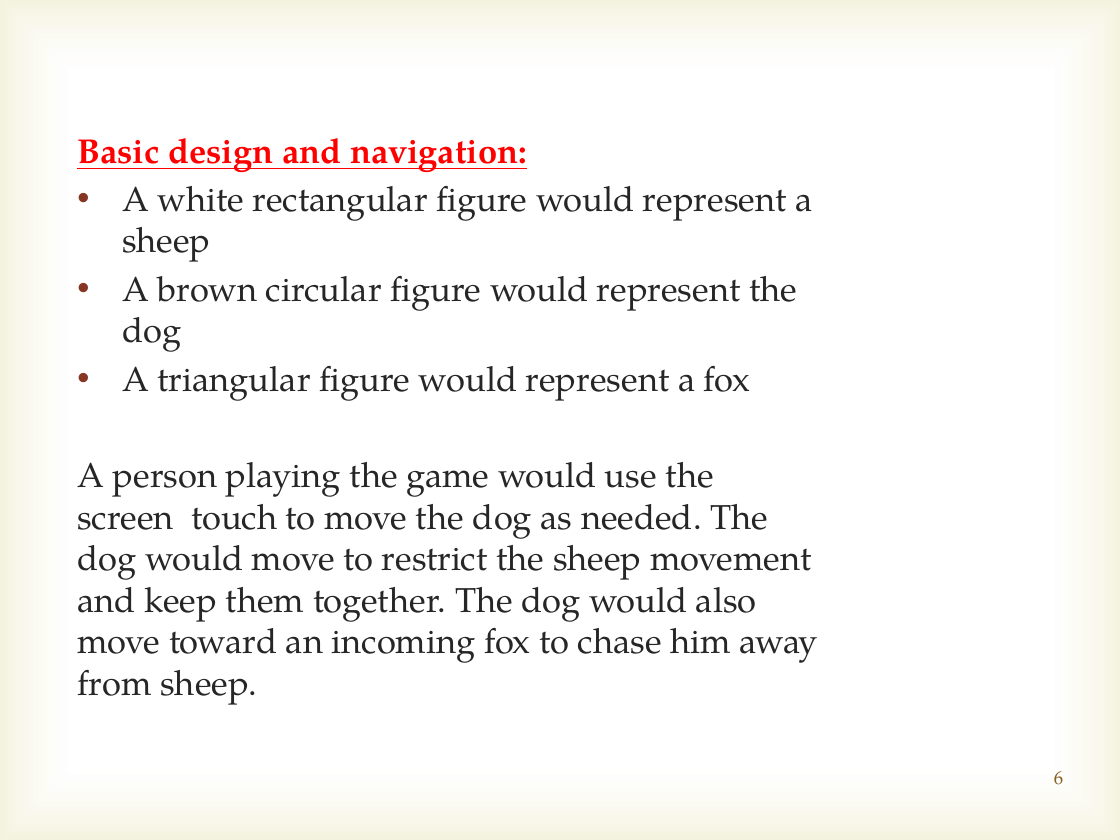
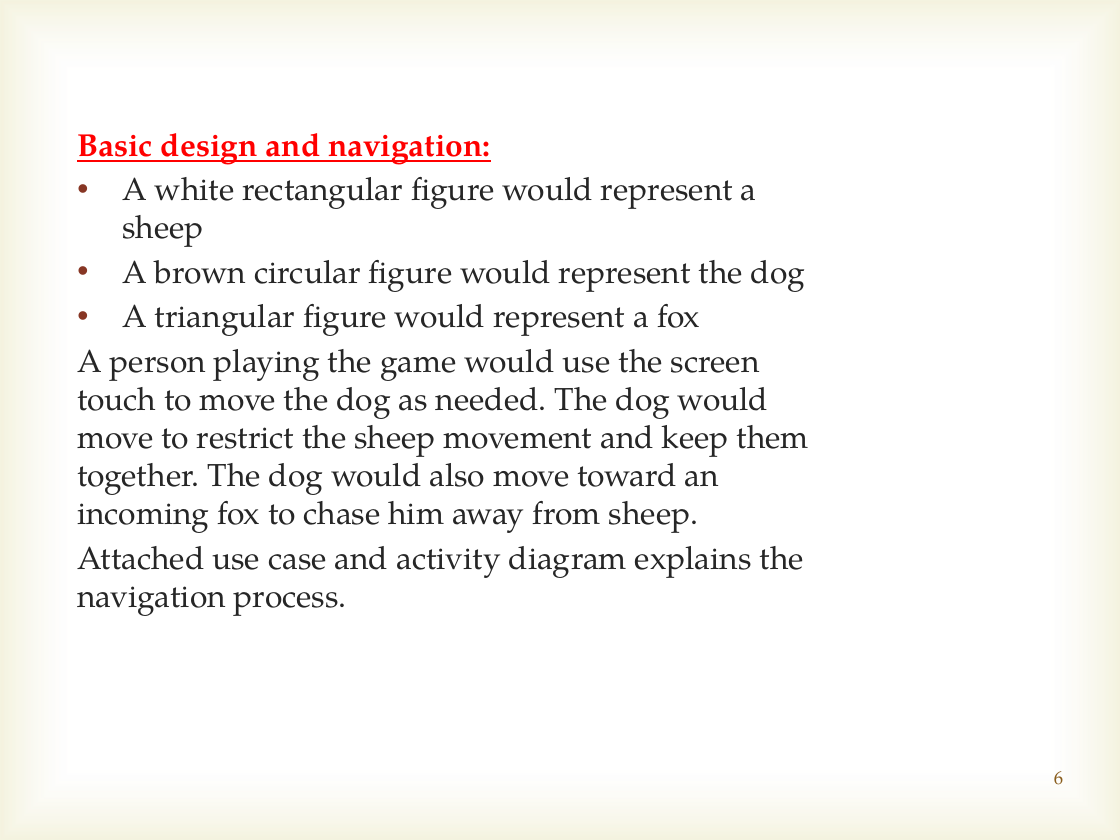
Before and after one commit to marcusvsilveira/lehman-android, a slide deck: slide 6 of Initial_presentation/Initial presentation.pptx. Drawn at 1120x840 pixels with LibreOffice and Linux fonts; fonts in the diff are those of the drawing; background and template pictures are left out. Boxes give left, top, right and bottom in pixels: in the first picture for what was removed or moved away, otherwise in the second. Text is boxed around its words. In the diff, an @@ line names an element or a change of style, - is before the commit and + after.

Commit message:
The powerpoint update reflects the new bi-weekly schedule; the second file is the newly created activity diagram.

```diff
--- a/Initial_presentation/Initial presentation.pptx
+++ b/Initial_presentation/Initial presentation.pptx
@@ text at box(77, 133, 809, 533): size 22.2 to 20.4 pt in "Basic design and navigation:", "A white rectangular figure would represent a ...", "A brown circular figure would represent the ...", "A triangular figure would represent a fox" and 1 more places @@
@@ text at box(77, 546, 804, 616): paragraph added @@
+Attached use case and activity diagram explains the navigation process.
```
Also in this commit, not shown: 2 other slides changed, 4 other files.
